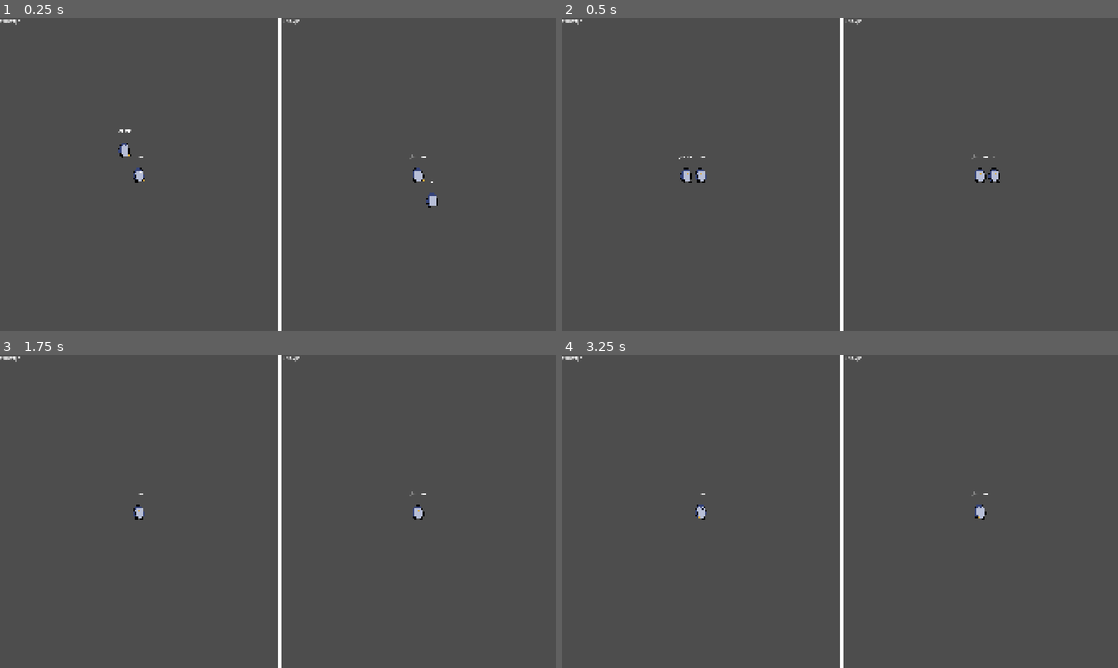
Above: before the commit, frames 1-4 (two rows, left to right).
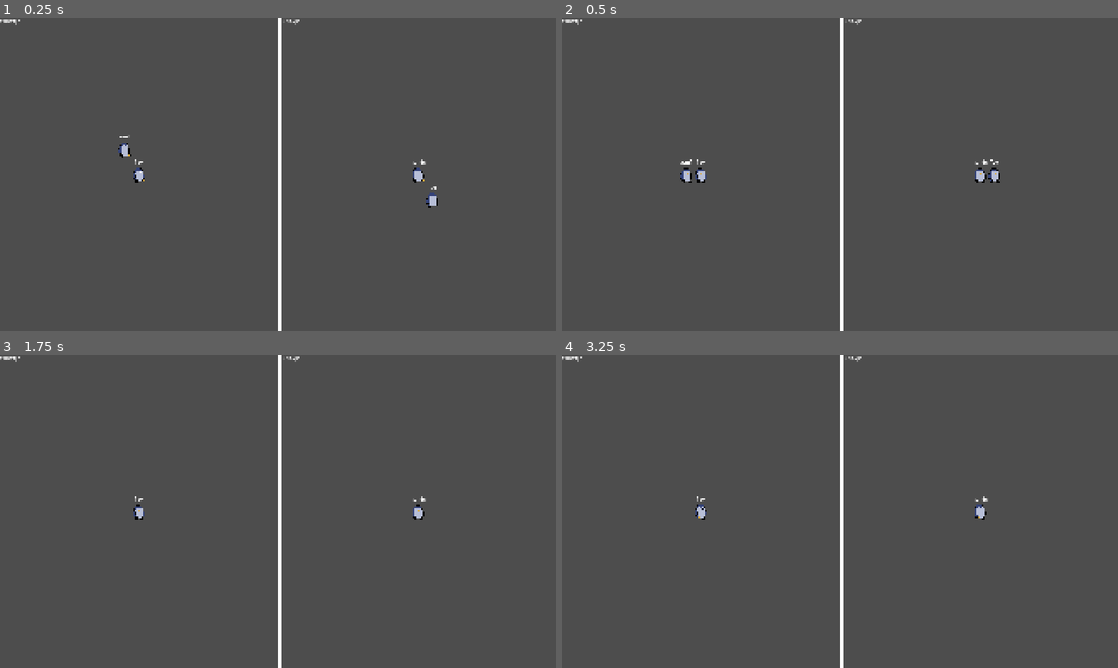
Above: after the commit, the same moments.

Repository: TeoSapo/InsanePenguins
Game: Godot game, scene res://Principal.tscn
The game is run twice, just before and just after one commit, with the same random seed, the same clock (stepped at 60 frames per second) and the same inputs.
Inputs:
- Up to frame 1 (0.25 s): no input
- Up to frame 2 (0.5 s): no input
- Up to frame 3 (1.75 s): hold D (p1RIGHT) from 0.53 s (still down); tap Left (p2LEFT) at 0.6 s; tap W (p1UP) at 0.77, 1.52 s; tap Right (p2RIGHT) at 1.35 s
- Up to frame 4 (3.25 s): tap Enter at 2 s; release D (p1RIGHT) at 2.03 s; hold A (p1LEFT) 2.03-2.78 s; tap Up (p2UP) at 2.1 s; tap Space at 2.75 s; hold D (p1RIGHT) from 2.78 s (still down); tap Left (p2LEFT) at 2.85 s; tap W (p1UP) at 3.02 s

The runs differ from the first frame. In frame 1, less than 0.1% of the frame differs, in the area x 21-79%, y 35-55%; in frame 2, less than 0.1%, in the area x 21-79%, y 43-47%; in frame 3, less than 0.1%; in frame 4, less than 0.1%.

Commit message:
sprites de pinguino y pescado

Diff:
--- a/Player.tscn
+++ b/Player.tscn
@@ -2,6 +2,8 @@
 
 [ext_resource type="Script" uid="uid://5556pn35mj08" path="res://Player.gd" id="1_t42c4"]
 [ext_resource type="Texture2D" uid="uid://d4d8br1t6euxv" path="res://Assets/spritesheet pinguino.png" id="2_kpjcp"]
+[ext_resource type="Texture2D" uid="uid://bmbtw2pyc0cnm" path="res://Assets/idle pinguino.png" id="3_e80uo"]
+[ext_resource type="Texture2D" uid="uid://lmlnnooq7578" path="res://Assets/Pinguino Panza v2 (2).png" id="3_kne1u"]
 
 [sub_resource type="CapsuleShape2D" id="CapsuleShape2D_hb4fy"]
 radius = 15.5
@@ -31,6 +33,30 @@
 atlas = ExtResource("2_kpjcp")
 region = Rect2(64, 32, 32, 32)
 
+[sub_resource type="AtlasTexture" id="AtlasTexture_5ncpa"]
+atlas = ExtResource("3_e80uo")
+region = Rect2(0, 0, 32, 32)
+
+[sub_resource type="AtlasTexture" id="AtlasTexture_wi0c6"]
+atlas = ExtResource("3_e80uo")
+region = Rect2(0, 32, 32, 32)
+
+[sub_resource type="AtlasTexture" id="AtlasTexture_e80uo"]
+atlas = ExtResource("3_kne1u")
+region = Rect2(0, 0, 32, 32)
+
+[sub_resource type="AtlasTexture" id="AtlasTexture_cxr5p"]
+atlas = ExtResource("3_kne1u")
+region = Rect2(32, 0, 32, 32)
+
+[sub_resource type="AtlasTexture" id="AtlasTexture_tdg3f"]
+atlas = ExtResource("3_kne1u")
+region = Rect2(0, 32, 32, 32)
+
+[sub_resource type="AtlasTexture" id="AtlasTexture_dtqjt"]
+atlas = ExtResource("3_kne1u")
+region = Rect2(32, 32, 32, 32)
+
 [sub_resource type="SpriteFrames" id="SpriteFrames_kne1u"]
 animations = [{
 "frames": [{
@@ -55,11 +81,38 @@
 "loop": 1,
 "name": &"Caminando",
 "speed": 7.0
+}, {
+"frames": [{
+"duration": 1.0,
+"texture": SubResource("AtlasTexture_5ncpa")
+}, {
+"duration": 1.0,
+"texture": SubResource("AtlasTexture_wi0c6")
+}],
+"loop": 1,
+"name": &"Idle",
+"speed": 5.0
+}, {
+"frames": [{
+"duration": 1.0,
+"texture": SubResource("AtlasTexture_e80uo")
+}, {
+"duration": 1.0,
+"texture": SubResource("AtlasTexture_cxr5p")
+}, {
+"duration": 1.0,
+"texture": SubResource("AtlasTexture_tdg3f")
+}, {
+"duration": 1.0,
+"texture": SubResource("AtlasTexture_dtqjt")
+}],
+"loop": 1,
+"name": &"Panzaso",
+"speed": 5.0
 }]
 
 [node name="Player1" type="CharacterBody2D" unique_id=245024439]
 script = ExtResource("1_t42c4")
-metadata/_edit_group_ = true
 
 [node name="CollisionShape2D" type="CollisionShape2D" parent="." unique_id=1779881932]
 position = Vector2(-1, 2)
@@ -70,14 +123,15 @@
 texture_filter = 1
 scale = Vector2(1.78, 1.78)
 sprite_frames = SubResource("SpriteFrames_kne1u")
-animation = &"Caminando"
+animation = &"Idle"
 autoplay = "Caminando"
+frame_progress = 0.9728759
 
 [node name="Label" type="Label" parent="." unique_id=1524383921]
-offset_left = -59.0
-offset_top = -75.0
-offset_right = 61.0
-offset_bottom = -51.0
+offset_left = -60.0
+offset_top = -55.0
+offset_right = 60.0
+offset_bottom = -31.0
 pivot_offset = Vector2(60, 12)
 text = "NOMBRE"
 horizontal_alignment = 1
--- /dev/null
+++ b/percadito.tscn
@@ -0,0 +1,89 @@
+[gd_scene format=3 uid="uid://c66hto4d8j1qt"]
+
+[ext_resource type="Texture2D" uid="uid://bhb11x2lr24n1" path="res://Assets/pescadito brillante v2.png" id="1_rwwqh"]
+
+[sub_resource type="AtlasTexture" id="AtlasTexture_uy5wg"]
+atlas = ExtResource("1_rwwqh")
+region = Rect2(0, 0, 32, 32)
+
+[sub_resource type="AtlasTexture" id="AtlasTexture_ivfq4"]
+atlas = ExtResource("1_rwwqh")
+region = Rect2(32, 0, 32, 32)
+
+[sub_resource type="AtlasTexture" id="AtlasTexture_1y1c5"]
+atlas = ExtResource("1_rwwqh")
+region = Rect2(64, 0, 32, 32)
+
+[sub_resource type="AtlasTexture" id="AtlasTexture_6iv3l"]
+atlas = ExtResource("1_rwwqh")
+region = Rect2(0, 32, 32, 32)
+
+[sub_resource type="AtlasTexture" id="AtlasTexture_0sc00"]
+atlas = ExtResource("1_rwwqh")
+region = Rect2(32, 32, 32, 32)
+
+[sub_resource type="AtlasTexture" id="AtlasTexture_cw6px"]
+atlas = ExtResource("1_rwwqh")
+region = Rect2(64, 32, 32, 32)
+
+[sub_resource type="AtlasTexture" id="AtlasTexture_l6x66"]
+atlas = ExtResource("1_rwwqh")
+region = Rect2(0, 64, 32, 32)
+
+[sub_resource type="AtlasTexture" id="AtlasTexture_80qjm"]
+atlas = ExtResource("1_rwwqh")
+region = Rect2(32, 64, 32, 32)
+
+[sub_resource type="AtlasTexture" id="AtlasTexture_mgb7a"]
+atlas = ExtResource("1_rwwqh")
+region = Rect2(64, 64, 32, 32)
+
+[sub_resource type="AtlasTexture" id="AtlasTexture_8laqo"]
+atlas = ExtResource("1_rwwqh")
+region = Rect2(0, 96, 32, 32)
+
+[sub_resource type="SpriteFrames" id="SpriteFrames_7hudg"]
+animations = [{
+"frames": [{
+"duration": 1.0,
+"texture": SubResource("AtlasTexture_uy5wg")
+}, {
+"duration": 1.0,
+"texture": SubResource("AtlasTexture_ivfq4")
+}, {
+"duration": 1.0,
+"texture": SubResource("AtlasTexture_1y1c5")
+}, {
+"duration": 1.0,
+"texture": SubResource("AtlasTexture_6iv3l")
+}, {
+"duration": 1.0,
+"texture": SubResource("AtlasTexture_0sc00")
+}, {
+"duration": 1.0,
+"texture": SubResource("AtlasTexture_cw6px")
+}, {
+"duration": 1.0,
+"texture": SubResource("AtlasTexture_l6x66")
+}, {
+"duration": 1.0,
+"texture": SubResource("AtlasTexture_80qjm")
+}, {
+"duration": 1.0,
+"texture": SubResource("AtlasTexture_mgb7a")
+}, {
+"duration": 1.0,
+"texture": SubResource("AtlasTexture_8laqo")
+}],
+"loop": 1,
+"name": &"brillo",
+"speed": 8.0
+}]
+
+[node name="Percadito" type="Node2D" unique_id=1845132850]
+
+[node name="AnimatedSprite2D" type="AnimatedSprite2D" parent="." unique_id=423898063]
+sprite_frames = SubResource("SpriteFrames_7hudg")
+animation = &"brillo"
+autoplay = "brillo"
+frame_progress = 0.6134408
Binary file added: Assets/Pinguino Panza v2 (2).png
Not shown, added: Assets/Pinguino Panza v2 (2).png.import
Binary file added: Assets/Pinguino Panza v2.png
Not shown, added: Assets/Pinguino Panza v2.png.import
Binary file added: Assets/Pinguino salto.png
Not shown, added: Assets/Pinguino salto.png.import
Binary file added: Assets/idle pinguino.png
Not shown, added: Assets/idle pinguino.png.import
Binary file added: Assets/pescadito brillante v2.png
Not shown, added: Assets/pescadito brillante v2.png.import
Binary file added: Assets/pescadito brillante.png
Not shown, added: Assets/pescadito brillante.png.import
